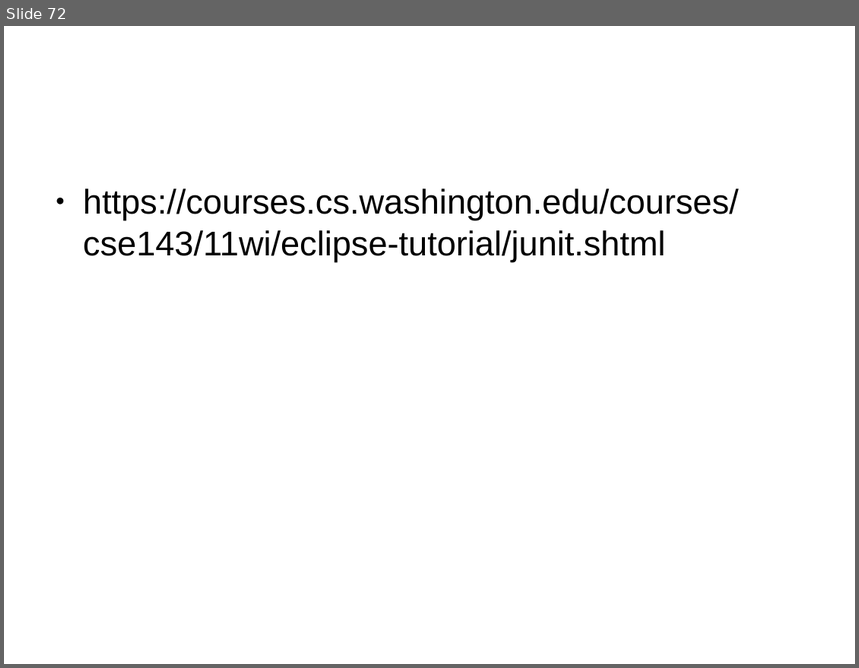
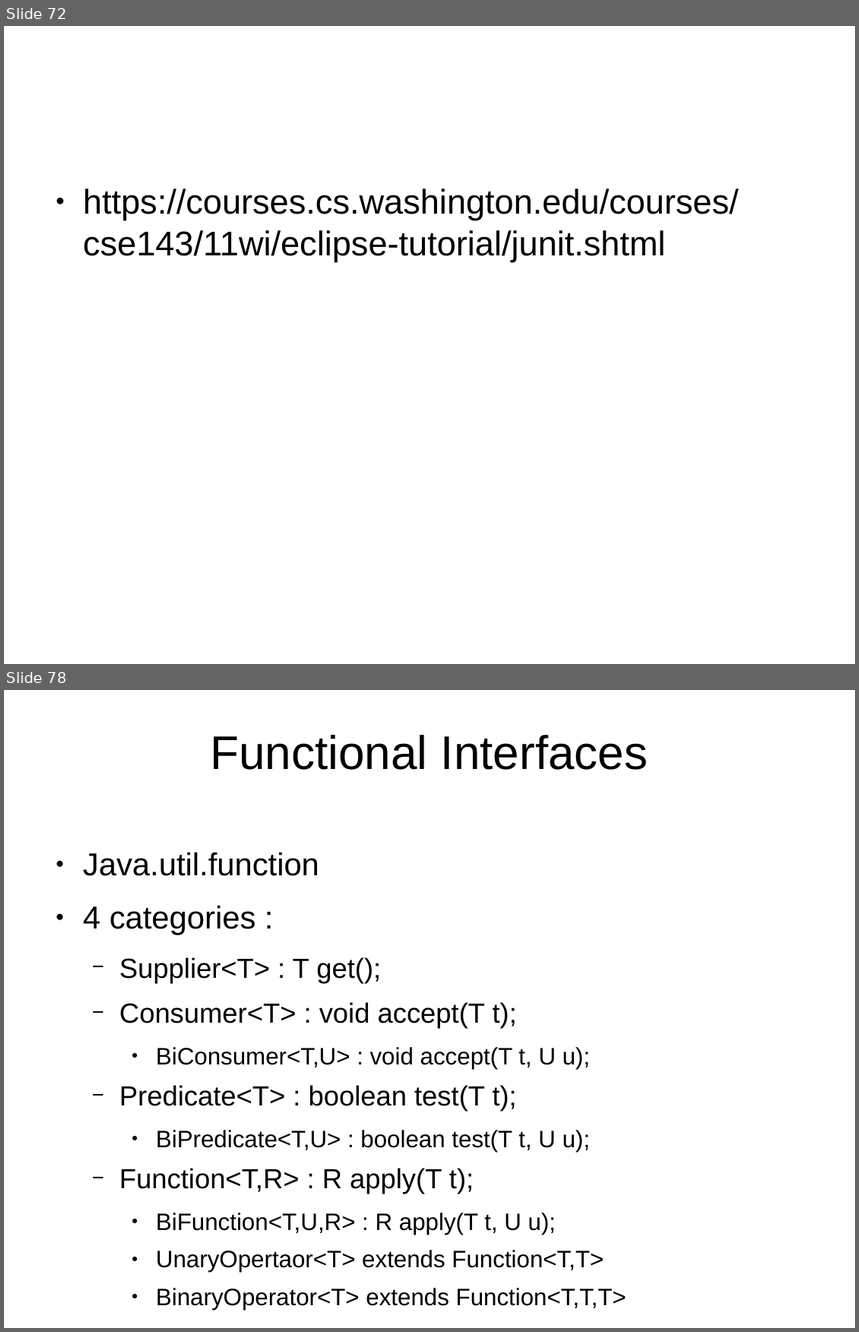
Before and after one commit to shikha-desai/Internship_PreWork, a slide deck: Java/Java_Notes.odp. Shown one above the other, each under a label of ours: slide 72 before the commit, slides 72 and 78 after it; the slides between them are not shown. The pictures are 859x668 and 859x1332 pixels, drawn with LibreOffice and Linux fonts; fonts in the diff are those of the drawing; background and template pictures are left out. Boxes give left, top, right and bottom in pixels: in the first picture for what was removed or moved away, otherwise in the second. Text is boxed around its words. In the diff, an @@ line names an element or a change of style, - is before the commit and + after.

```diff
--- a/Java/Java_Notes.odp
+++ b/Java/Java_Notes.odp
@@ slide 78 added at (4,690,855,1328), background picture (left out) @@
@@ title added at (211,735,648,770), 44 pt, text #000000 @@
+Functional Interfaces
@@ text added at (83,852,626,1310), 22.2 pt, text #000000 @@
+● Java.util.function
+● 4 categories :
+  − Supplier<T> : T get();
+  − Consumer<T> : void accept(T t);
+    ● BiConsumer<T,U> : void accept(T t, U u);
+  − Predicate<T> : boolean test(T t);
+    ● BiPredicate<T,U> : boolean test(T t, U u);
+  − Function<T,R> : R apply(T t);
+    ● BiFunction<T,U,R> : R apply(T t, U u);
+    ● UnaryOpertaor<T> extends Function<T,T>
+    ● BinaryOperator<T> extends Function<T,T,T>
```
Also in this commit, not shown: 9 other slides added, 1 other file.
